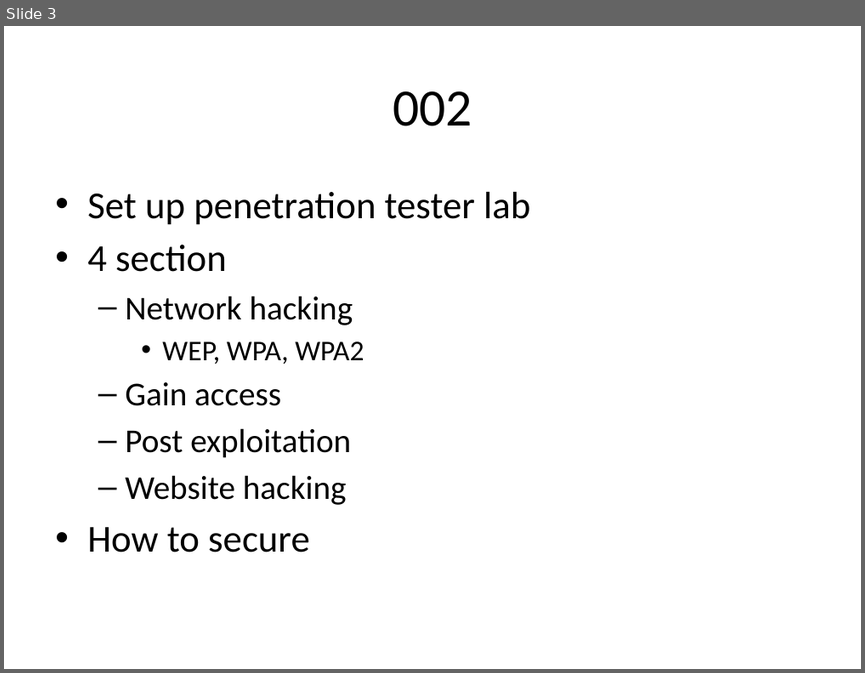
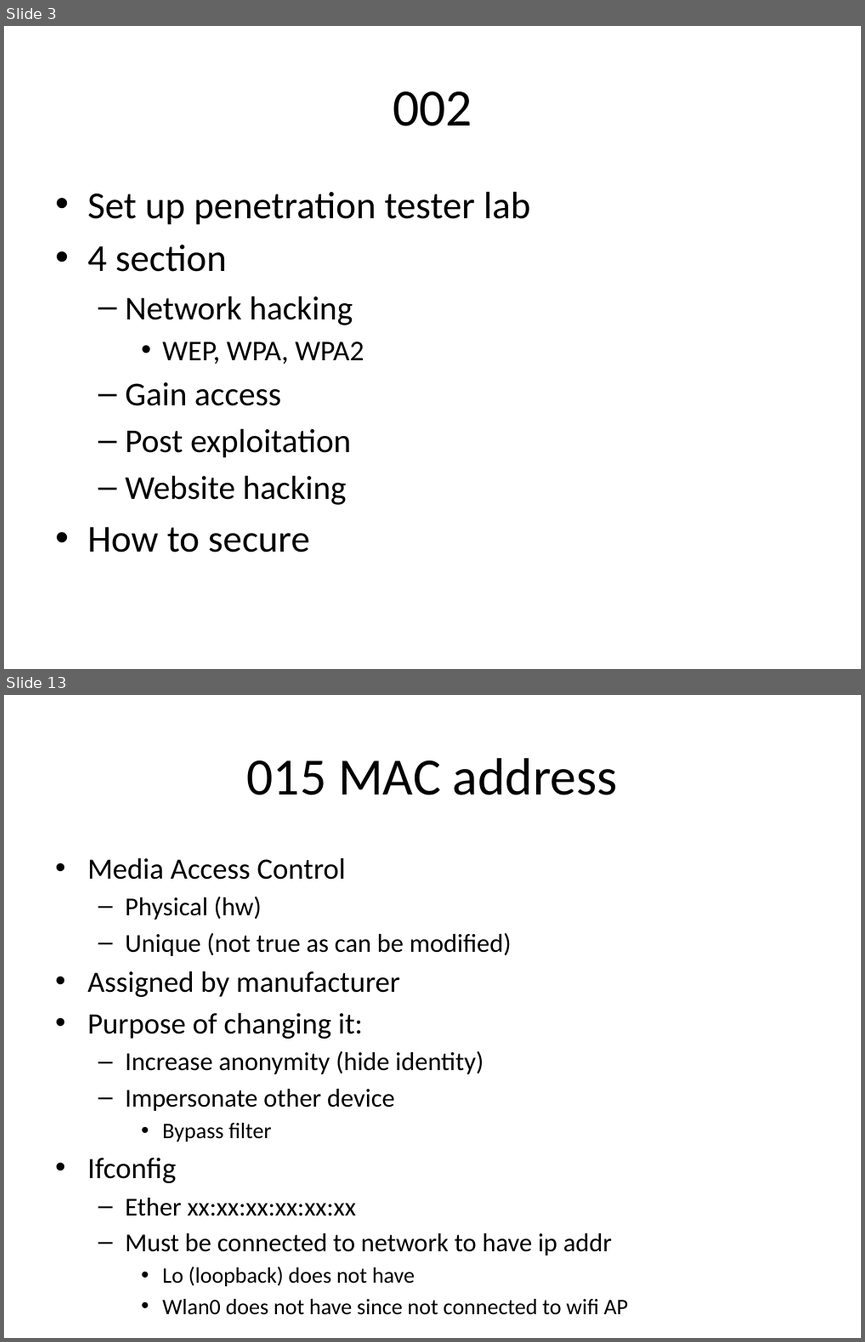
Before and after one commit to kindaichinisan/ethical_hacking, a slide deck: Ethical hacking.pptx. Shown one above the other, each under a label of ours: slide 3 before the commit, slides 3 and 13 after it; the slides between them are not shown. The pictures are 865x673 and 865x1342 pixels, drawn with LibreOffice and Linux fonts; fonts in the diff are those of the drawing. Boxes give left, top, right and bottom in pixels: in the first picture for what was removed or moved away, otherwise in the second. Text is boxed around its words. In the diff, an @@ line names an element or a change of style, - is before the commit and + after.

```diff
--- a/Ethical hacking.pptx
+++ b/Ethical hacking.pptx
@@ slide 13 added at bbox=[4, 695, 861, 1338], background #FFFFFF @@
@@ title added at bbox=[247, 758, 618, 795], 44 pt, text #000000 @@
+015 MAC address
@@ text added at bbox=[87, 858, 628, 1315], 21.7 pt, text #000000 @@
+• Media Access Control
+  – Physical (hw)
+  – Unique (not true as can be modified)
+• Assigned by manufacturer
+• Purpose of changing it:
+  – Increase anonymity (hide identity)
+  – Impersonate other device
+    • Bypass filter
+• Ifconfig
+  – Ether xx:xx:xx:xx:xx:xx
+  – Must be connected to network to have ip addr
+    • Lo (loopback) does not have
+    • Wlan0 does not have since not connected to wifi AP
```
Also in this commit, not shown: 11 other slides added, 29 other files.
